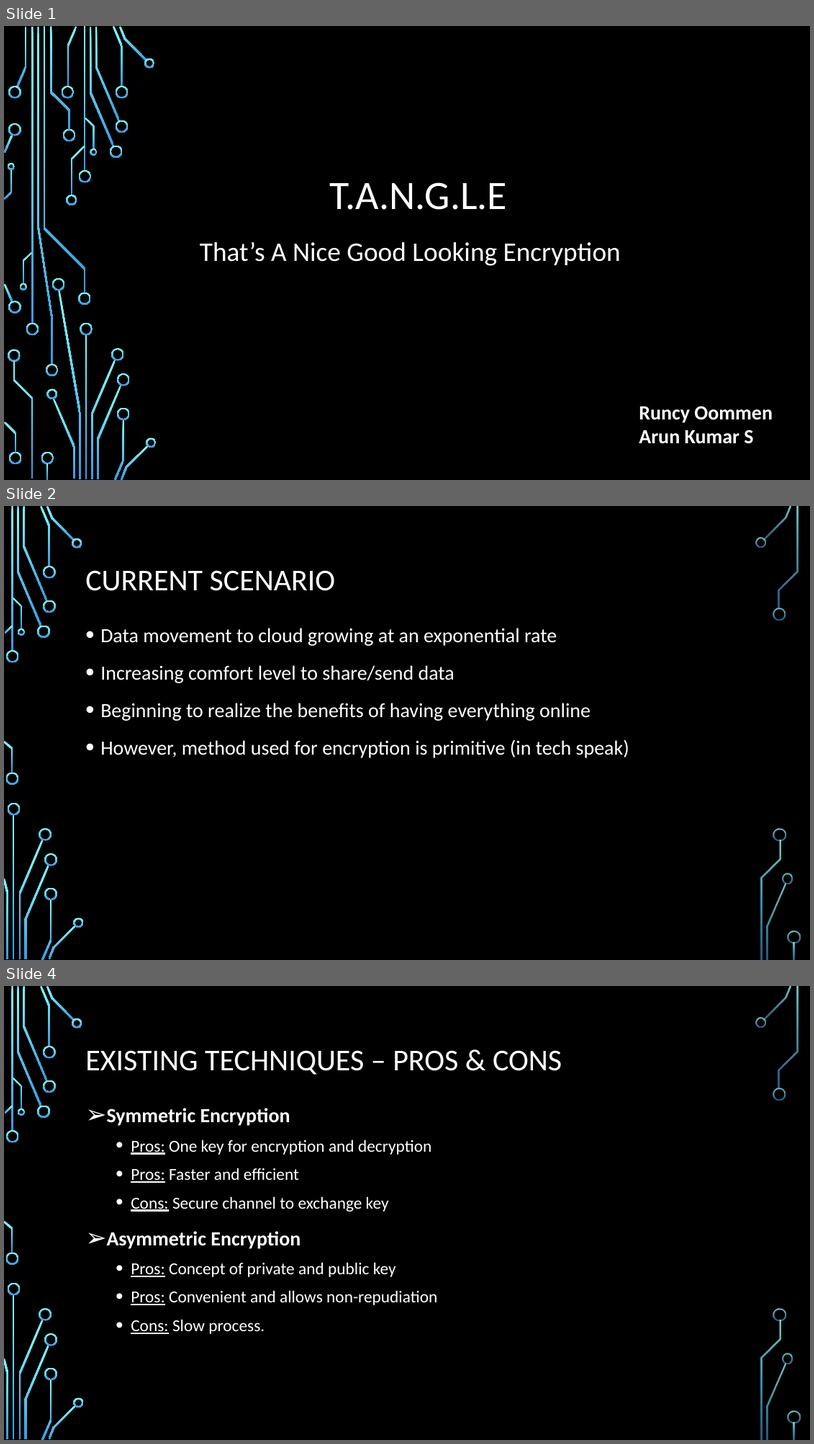
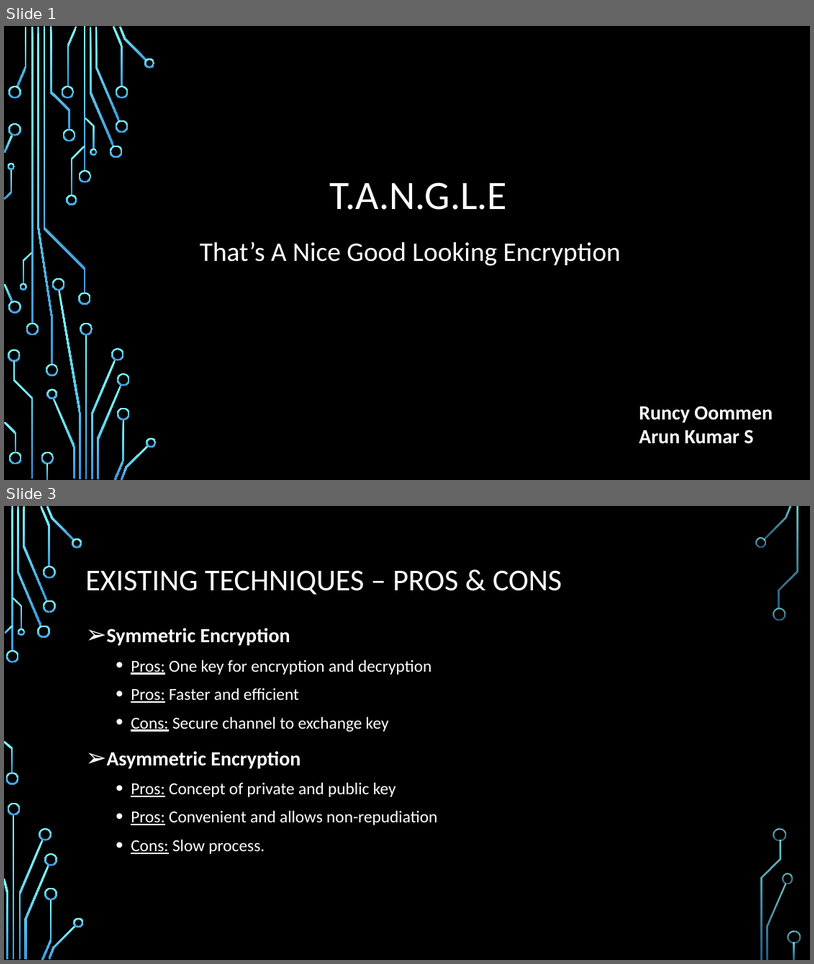
Before and after one commit to roommen/tangle, a slide deck: ppt/TANGLE.pptx. Shown one above the other, each under a label of ours: slides 1, 2 and 4 before the commit, slides 1 and 3 after it; the slides between them are not shown. The pictures are 814x1444 and 814x964 pixels, drawn with LibreOffice and Linux fonts; fonts in the diff are those of the drawing; background and template pictures are left out. Boxes give left, top, right and bottom in pixels: in the first picture for what was removed or moved away, otherwise in the second. Text is boxed around its words. In the diff, an @@ line names an element or a change of style, - is before the commit and + after.

```diff
--- a/ppt/TANGLE.pptx
+++ b/ppt/TANGLE.pptx
@@ slide 2 removed at (x1=4, y1=506, x2=810, y2=960), background picture (left out); not listed: 36 template elements that a slide beside it also shows @@
@@ title removed at (x1=85, y1=570, x2=336, y2=591) @@
-CURRENT SCENARIO
@@ text removed at (x1=100, y1=628, x2=630, y2=758) @@
-• Data movement to cloud growing at an exponential rate
-• Increasing comfort level to share/send data
-• Beginning to realize the benefits of having everything online
-• However, method used for encryption is primitive (in tech speak)
@@ what was slide 4 is now slide 3 @@
```
Also in this commit, not shown: 3 slides changed.
